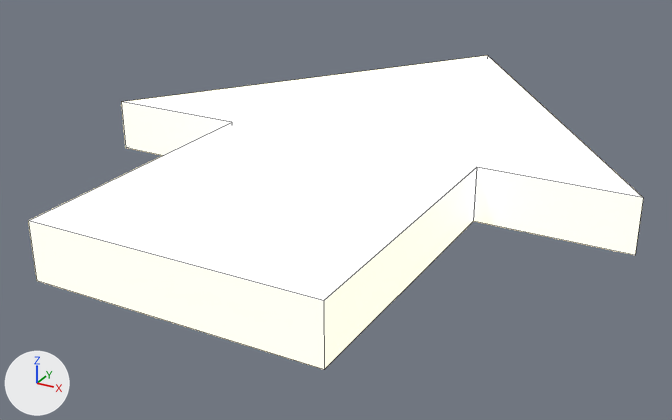
The Blender file assets/source/blender/marker_origin_arrow.blend: old version first, new version second.
One viewpoint serves both versions: a 50 mm camera at (0.601, -1.203, 0.493) aimed at (-0.031, -0.054, -0.082). Lighting does not change. The marker at lower left points along +X, +Y and +Z. The first picture is the older version. Mesh edges are drawn as thin lines.

The older version as bpy lines, for what is in view:
```python
me_originarrow_mesh = bpy.data.meshes.new('OriginArrow_mesh')
me_originarrow_mesh.from_pydata(...)  # 14 vertices, 9 faces; spans x -0.42..0.42, y -0.5..0.5, z -0.04..0.04
me_originarrow_mesh.materials.append(mat_m_originarrow)  # beige #f2e7c8, glowing beige #f2e7c8
ob_originarrow = bpy.data.objects.new('OriginArrow', me_originarrow_mesh)
ob_originarrow.location = (0.0, 0.0, 0.0)
```
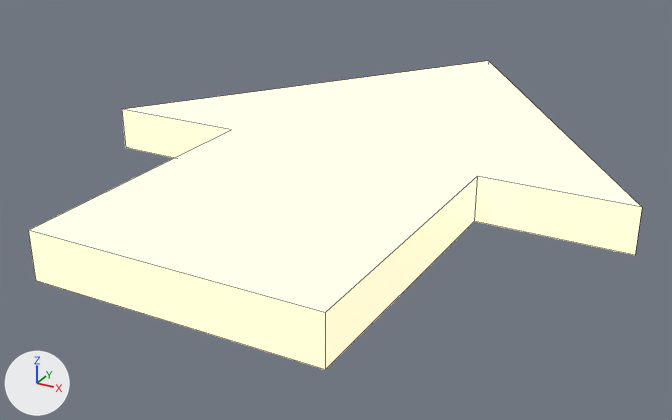
The newer file is also rescaled (x1.19), turned or shifted as a whole; pictures and numbers use the older file's frame.

Where the change shows, as pixel boxes (x1, y1, x2, y2) in the pictures (672 x 420 px):
'OriginArrow', recoloured, reshaped
    before: (28, 55, 643, 369)
    after: (29, 61, 642, 370)

What the commit changed:
Material 'M_Arrow' (mat_m_arrow) is new.
Its base color is (0.84, 0.66, 0.44) (beige #ecd4b1).
Its emission color is (0.84, 0.66, 0.44) (beige #ecd4b1).
Its emission strength is 1.0.
me_originarrow_mesh is used by ob_originarrow; location (0.0, 0.0, 0.0).
me_originarrow_mesh had 14 vertices, 9 faces and spanned x -0.42..0.42, y -0.5..0.5, z -0.04..0.04.
me_originarrow_mesh no longer uses material mat_m_originarrow (beige #f2e7c8, glowing beige #f2e7c8).
me_originarrow_mesh now has 14 vertices, 9 faces and spans x -0.42..0.42, y -0.5..0.508, z -0.04..0.027.
Part 1, on me_originarrow_mesh:
Vertex 0 of me_originarrow_mesh moves from (0.0, 0.5, 0.04) at pixel (487, 55) to (0.0, 0.508, 0.027) at pixel (488, 60).
Vertex 1 of me_originarrow_mesh moves from (0.42, -0.08, 0.04) at pixel (643, 197) to (0.42, -0.08, 0.027) at pixel (642, 207).
Vertex 2 of me_originarrow_mesh moves from (0.2, -0.08, 0.04) at pixel (476, 167) to (0.202, -0.08, 0.027) at pixel (477, 176).
Vertex 3 of me_originarrow_mesh moves from (0.2, -0.5, 0.04) at pixel (323, 300) to (0.202, -0.5, 0.027) at pixel (325, 312).
Vertex 4 of me_originarrow_mesh moves from (-0.2, -0.5, 0.04) at pixel (28, 220) to (-0.202, -0.5, 0.027) at pixel (28, 230).
Vertex 5 of me_originarrow_mesh moves from (-0.2, -0.08, 0.04) at pixel (231, 122) to (-0.202, -0.08, 0.027) at pixel (231, 129).
Vertex 6 of me_originarrow_mesh moves from (-0.42, -0.08, 0.04) at pixel (121, 101) to (-0.42, -0.08, 0.027) at pixel (121, 109).
Vertex 7 of me_originarrow_mesh moves from (0.0, 0.5, -0.04) to (0.0, 0.508, -0.04).
Vertex 9 of me_originarrow_mesh moves from (0.2, -0.08, -0.04) at pixel (473, 221) to (0.202, -0.08, -0.04) at pixel (474, 221).
Vertex 10 of me_originarrow_mesh moves from (0.2, -0.5, -0.04) at pixel (324, 369) to (0.202, -0.5, -0.04) at pixel (325, 369).
Vertex 11 of me_originarrow_mesh moves from (-0.2, -0.5, -0.04) at pixel (36, 280) to (-0.202, -0.5, -0.04) at pixel (35, 280).
Vertex 12 of me_originarrow_mesh moves from (-0.2, -0.08, -0.04) to (-0.202, -0.08, -0.04).
me_originarrow_mesh gains material mat_m_arrow (beige #ecd4b1, glowing beige #ecd4b1).
